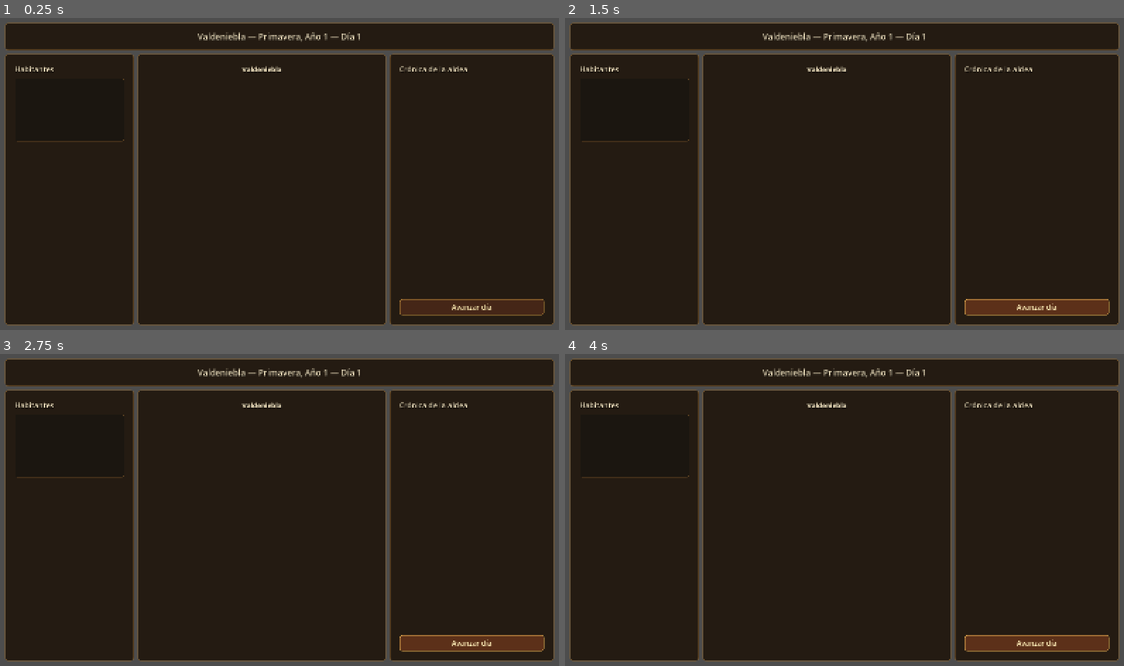
Above: before the commit, frames 1-4 (two rows, left to right).
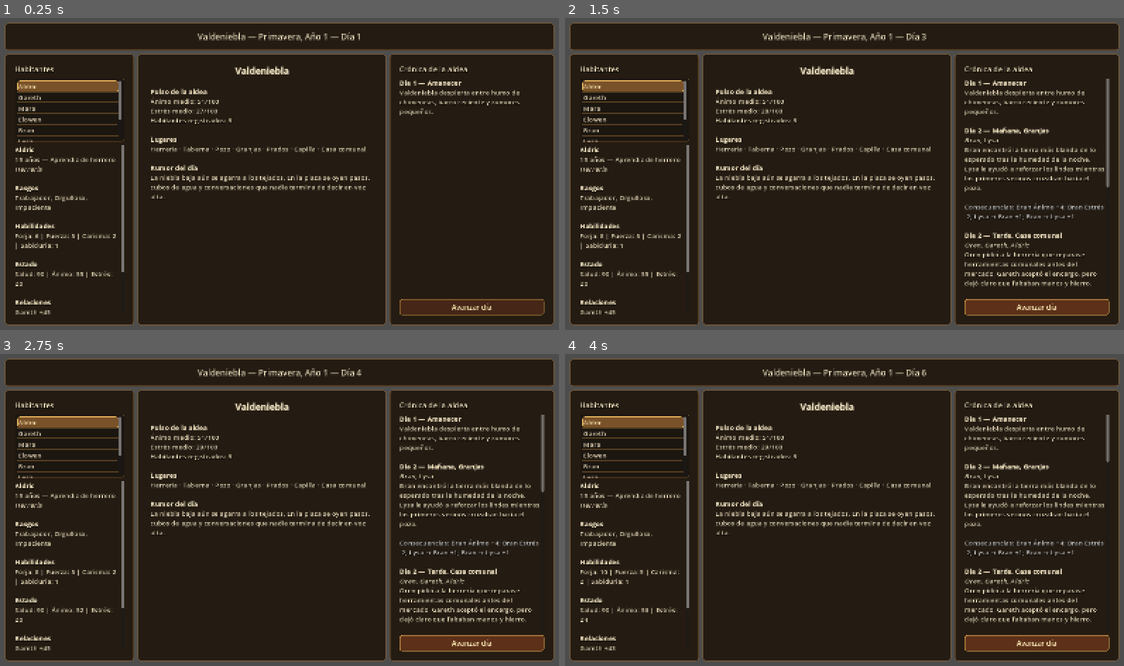
Above: after the commit, the same moments.

Repository: Nachobt98/valdeniebla
Game: Godot game, scene res://main.tscn
Two runs of this game, one before a commit and one after it. Both use one fixed random seed, a clock stepped at 60 frames per second and the inputs below.
Inputs:
- Up to frame 1 (0.25 s): no input
- Up to frame 2 (1.5 s): click "Avanzar día" at 0.5 s; click "Avanzar día" at 1.25 s
- Up to frame 3 (2.75 s): click "Avanzar día" at 2 s
- Up to frame 4 (4 s): tap Enter at 2.75 s; tap Space at 3.5 s

The runs differ from the first frame. In frame 1, 5.0% of the frame differs, in the area x 2-93%, y 15-96%; in frame 2, 7.7%, in the area x 2-98%, y 4-96%; in frame 3, 7.6%; in frame 4, 7.6%.
Error before the commit: Cannot call method 'clear' on a null value. (res://main.gd:34)

Commit message:
Update UI paths and village overview copy

Diff:
--- a/main.gd
+++ b/main.gd
@@ -13,13 +13,13 @@
 var event_system := EventSystem.new()
 var diary_system := DiarySystem.new()
 
-@onready var title_label: Label = $RootLayout/TopBar/TitleLabel
-@onready var npc_list: ItemList = $RootLayout/MainContent/LeftPanel/NPCMargin/NPCInfo/NPCList
-@onready var npc_info_label: RichTextLabel = $RootLayout/MainContent/LeftPanel/NPCMargin/NPCInfo/NPCInfoLabel
-@onready var village_overview_label: RichTextLabel = $RootLayout/MainContent/VillagePanel/VillageMargin/VillageOverviewLabel
-@onready var diary_title_label: Label = $RootLayout/MainContent/RightPanel/NPCMargin/DiaryPanel/DiaryTitleLabel
-@onready var diary_entries_label: RichTextLabel = $RootLayout/MainContent/RightPanel/NPCMargin/DiaryPanel/DiaryEntriesLabel
-@onready var advance_day_button: Button = $RootLayout/MainContent/RightPanel/NPCMargin/DiaryPanel/AdvanceDayButton
+@onready var title_label: Label = $RootMargin/RootLayout/TopBar/TopBarMargin/TitleLabel
+@onready var npc_list: ItemList = $RootMargin/RootLayout/MainContent/LeftPanel/NPCMargin/NPCInfo/NPCList
+@onready var npc_info_label: RichTextLabel = $RootMargin/RootLayout/MainContent/LeftPanel/NPCMargin/NPCInfo/NPCInfoLabel
+@onready var village_overview_label: RichTextLabel = $RootMargin/RootLayout/MainContent/VillagePanel/VillageMargin/VillageOverviewLabel
+@onready var diary_title_label: Label = $RootMargin/RootLayout/MainContent/RightPanel/NPCMargin/DiaryPanel/DiaryTitleLabel
+@onready var diary_entries_label: RichTextLabel = $RootMargin/RootLayout/MainContent/RightPanel/NPCMargin/DiaryPanel/DiaryEntriesLabel
+@onready var advance_day_button: Button = $RootMargin/RootLayout/MainContent/RightPanel/NPCMargin/DiaryPanel/AdvanceDayButton
 
 func _ready() -> void:
 	village_state.setup(NPCDatabase.get_npc_order(), NPCDatabase.get_initial_npcs())
@@ -79,10 +79,10 @@
 func update_village_overview() -> void:
 	var average_mood := village_state.get_average_state("ánimo")
 	var average_stress := village_state.get_average_state("estrés")
-	village_overview_label.text = "[center][b]Valdeniebla[/b][/center]\n\n" + \
-		"[b]Estado de la aldea[/b]\nÁnimo medio: %d/100\nEstrés medio: %d/100\nHabitantes registrados: %d\n\n" % [average_mood, average_stress, village_state.npc_order.size()] + \
-		"[b]Lugares actuales[/b]\nHerrería · Taberna · Pozo · Granjas · Prados · Capilla · Casa comunal\n\n" + \
-		"[b]Lectura de diseño[/b]\nLa lógica principal ya está separada en módulos: datos, estado de aldea, eventos, diario y controlador de UI."
+	village_overview_label.text = "[center][font_size=26][b]Valdeniebla[/b][/font_size][/center]\n\n" + \
+		"[b]Pulso de la aldea[/b]\nÁnimo medio: %d/100\nEstrés medio: %d/100\nHabitantes registrados: %d\n\n" % [average_mood, average_stress, village_state.npc_order.size()] + \
+		"[b]Lugares[/b]\nHerrería · Taberna · Pozo · Granjas · Prados · Capilla · Casa comunal\n\n" + \
+		"[b]Rumor del día[/b]\nLa niebla baja aún se agarra a los tejados. En la plaza se oyen pasos, cubos de agua y conversaciones que nadie termina de decir en voz alta."
 
 func update_diary() -> void:
 	diary_title_label.text = "Crónica de la aldea"
